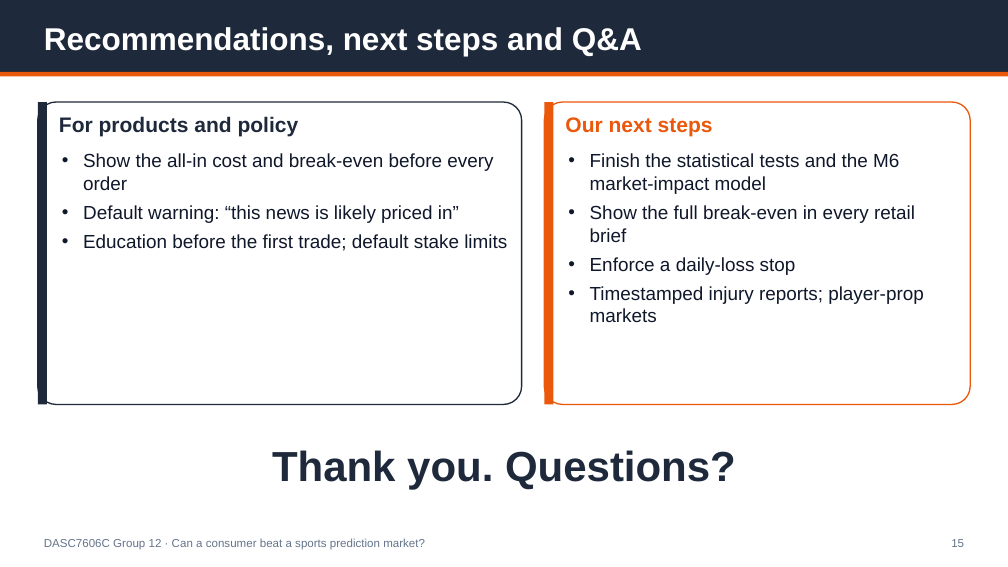
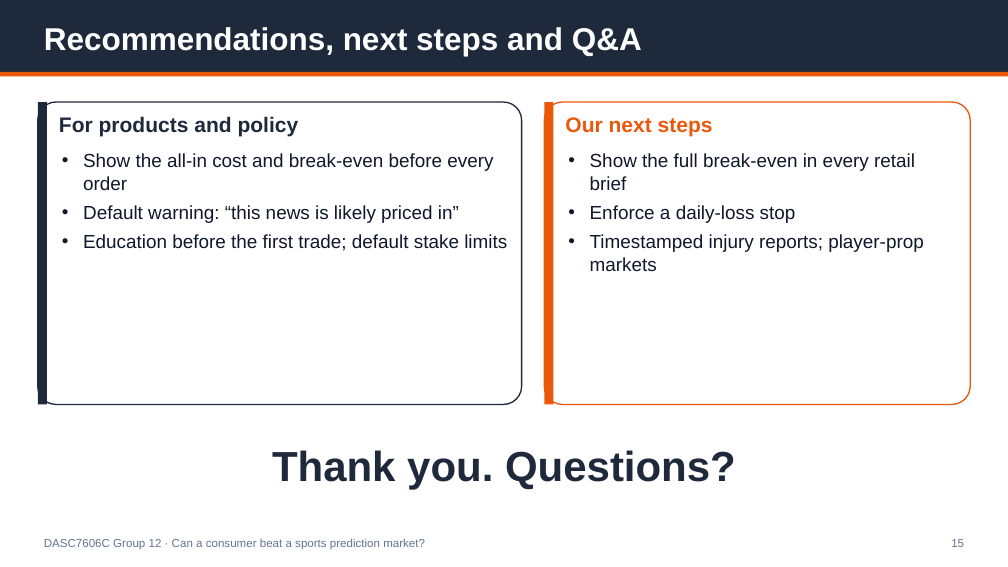
Before and after one commit to Michaelyzr/nba-agent, a slide deck: slide 15 of presentation/nba_agent_deck.pptx. Drawn at 1008x567 pixels with LibreOffice and Linux fonts; fonts in the diff are those of the drawing. Boxes give left, top, right and bottom in pixels: in the first picture for what was removed or moved away, otherwise in the second. Text is boxed around its words. In the diff, an @@ line names an element or a change of style, - is before the commit and + after.

```diff
--- a/presentation/nba_agent_deck.pptx
+++ b/presentation/nba_agent_deck.pptx
@@ text at (x1=590, y1=153, x2=899, y2=194): paragraph removed @@
-• Finish the statistical tests and the M6 market-impact model
```
Also in this commit, not shown: 7 other slides changed, 2 slides added, 2 slides removed, 6 other files.
